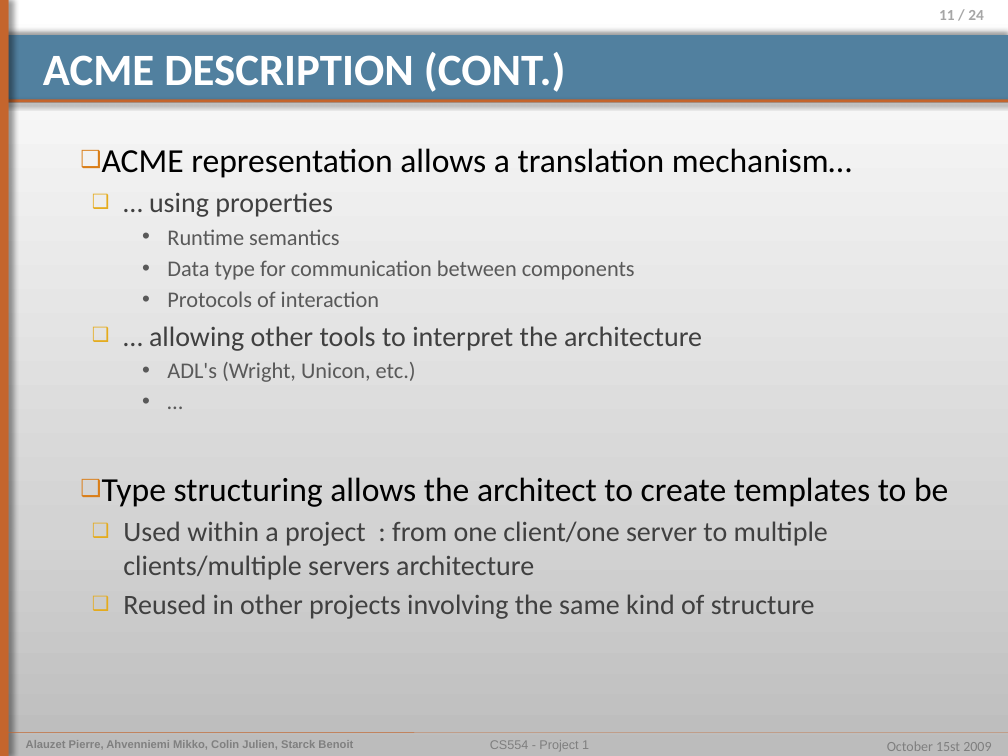
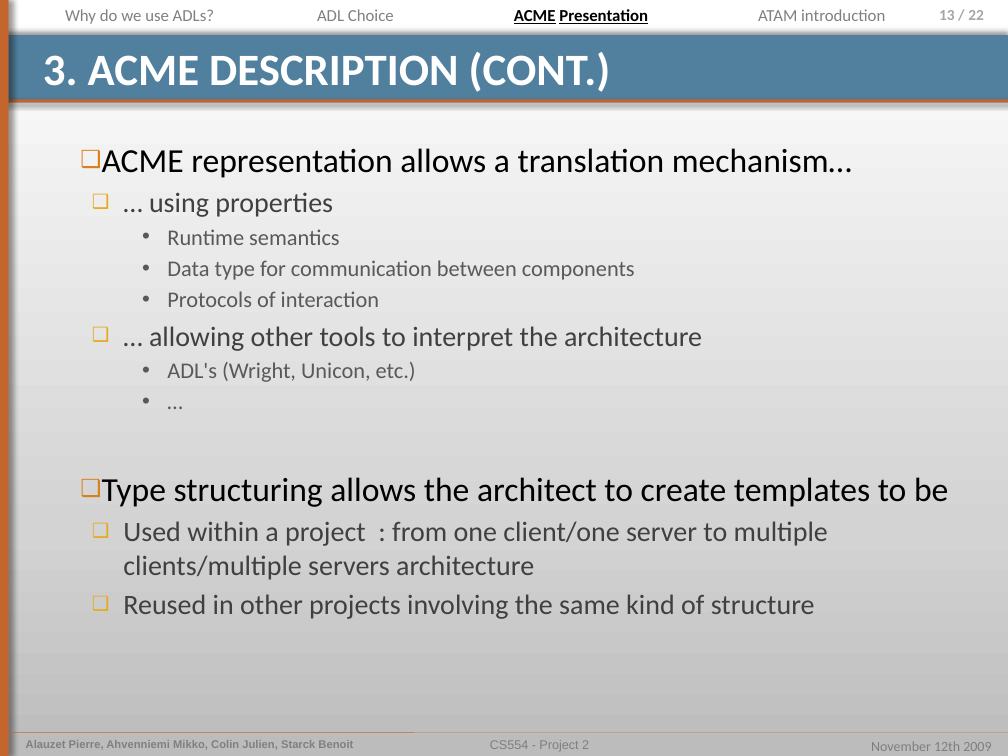
Before and after one commit to pierrealauzet/euroteam, a slide deck: slide 13 of Project 2/Part1/CS554_EuroTeam_Project2_OP4.pptx (slide 11 before the commit). Drawn at 1008x756 pixels with LibreOffice and Linux fonts; fonts in the diff are those of the drawing. Boxes give left, top, right and bottom in pixels: in the first picture for what was removed or moved away, otherwise in the second. Text is boxed around its words. In the diff, an @@ line names an element or a change of style, - is before the commit and + after.

```diff
--- a/Project 2/Part1/CS554_EuroTeam_Project2_OP4.pptx
+++ b/Project 2/Part1/CS554_EuroTeam_Project2_OP4.pptx
@@ text added at (x1=65, y1=9, x2=214, y2=24), 12 pt, text #808080 @@
+Why do we use ADLs?
@@ text added at (x1=317, y1=9, x2=394, y2=21), 12 pt, text #808080 @@
+ADL Choice
@@ text added at (x1=514, y1=9, x2=648, y2=24), 12 pt, text #000000, bold, underline @@
+ACME Presentation
@@ text added at (x1=758, y1=9, x2=885, y2=21), 12 pt, text #808080 @@
+ATAM introduction
@@ page number at (x1=939, y1=10, x2=984, y2=20): text changed @@
-11 / 24
+13 / 22
@@ title at (x1=43, y1=52, x2=611, y2=92): text changed @@
-ACME DESCRIPTION (CONT.)
+3. ACME DESCRIPTION (CONT.)
@@ text at (x1=490, y1=740, x2=589, y2=751): text changed @@
-CS554 - Project 1
+CS554 - Project 2
@@ text at (x1=871, y1=741, x2=991, y2=751): text changed @@
-October 15st 2009
+November 12th 2009
```
Also in this commit, not shown: 17 other slides changed, 2 slides added, 1 other file.
